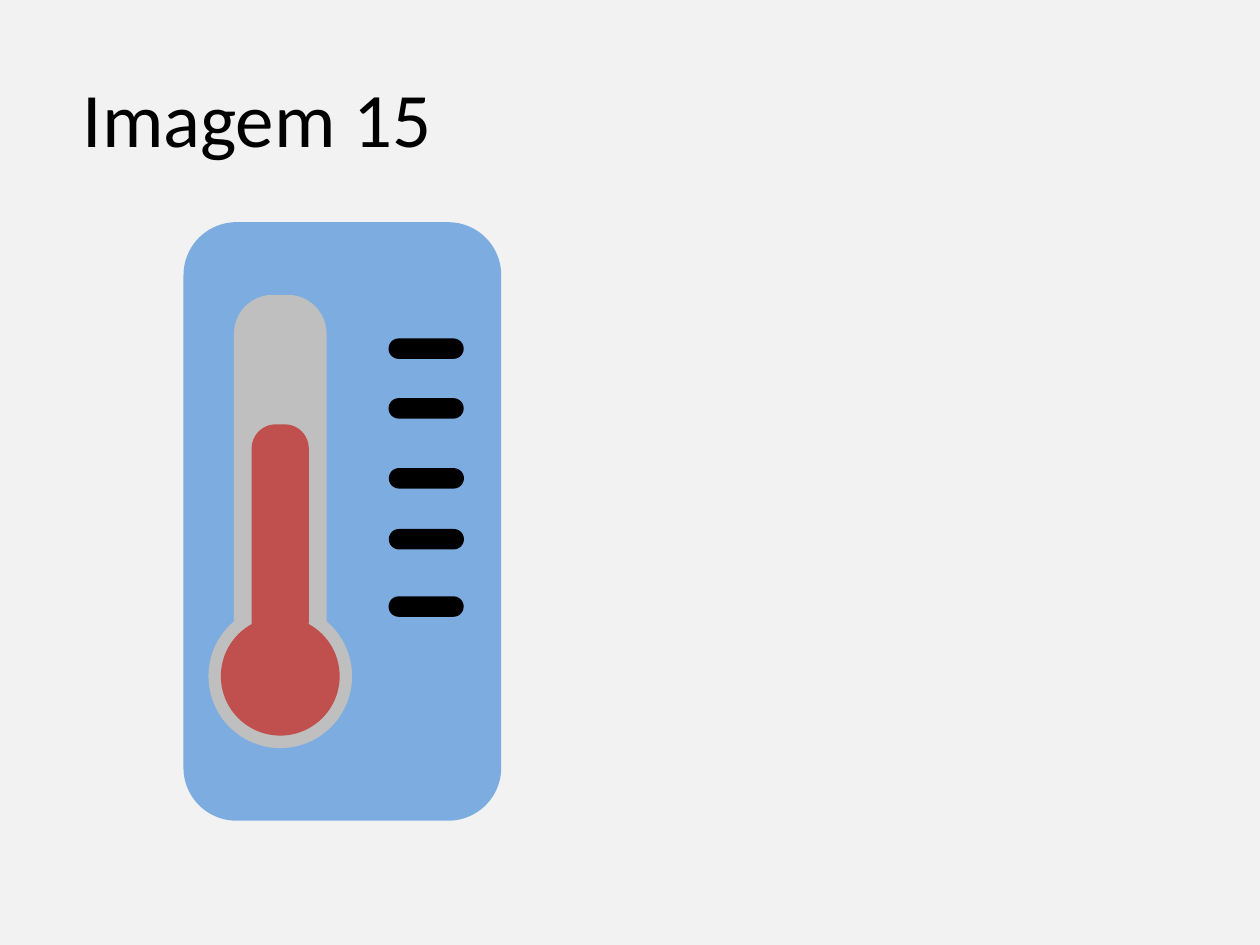
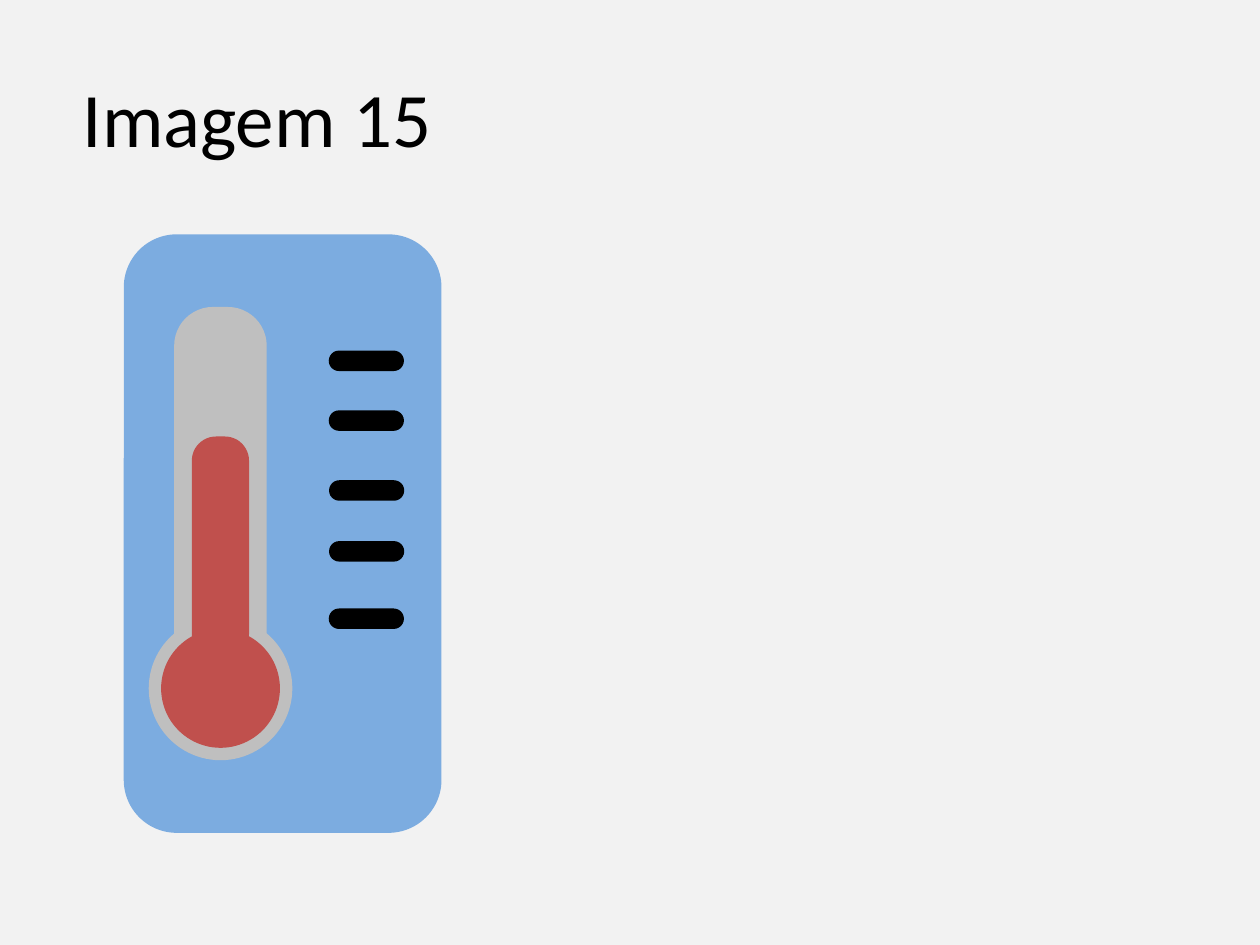
Before and after one commit to gustavogitzel/Discussex, a slide deck: slide 14 of Rascunhos/Imagens PrevContracep.pptx (slide 11 before the commit). Drawn at 1260x945 pixels with LibreOffice and Linux fonts; fonts in the diff are those of the drawing. Boxes give left, top, right and bottom in pixels: in the first picture for what was removed or moved away, otherwise in the second. Text is boxed around its words. In the diff, an @@ line names an element or a change of style, - is before the commit and + after.

```diff
--- a/Rascunhos/Imagens PrevContracep.pptx
+++ b/Rascunhos/Imagens PrevContracep.pptx
@@ 6 rounded rectangles, 2 ellipses: place and size @@
-6 rounded rectangles, 2 ellipses at box(184, 222, 501, 820)
+6 rounded rectangles, 2 ellipses at box(123, 234, 441, 833)
@@ rounded rectangle: place and size @@
-rounded rectangle at box(388, 398, 464, 418)
+rounded rectangle at box(329, 411, 404, 431)
@@ rounded rectangle: place and size @@
-rounded rectangle at box(388, 596, 464, 616)
+rounded rectangle at box(329, 609, 404, 629)
```
Also in this commit, not shown: 14 other slides changed, 4 slides added.
